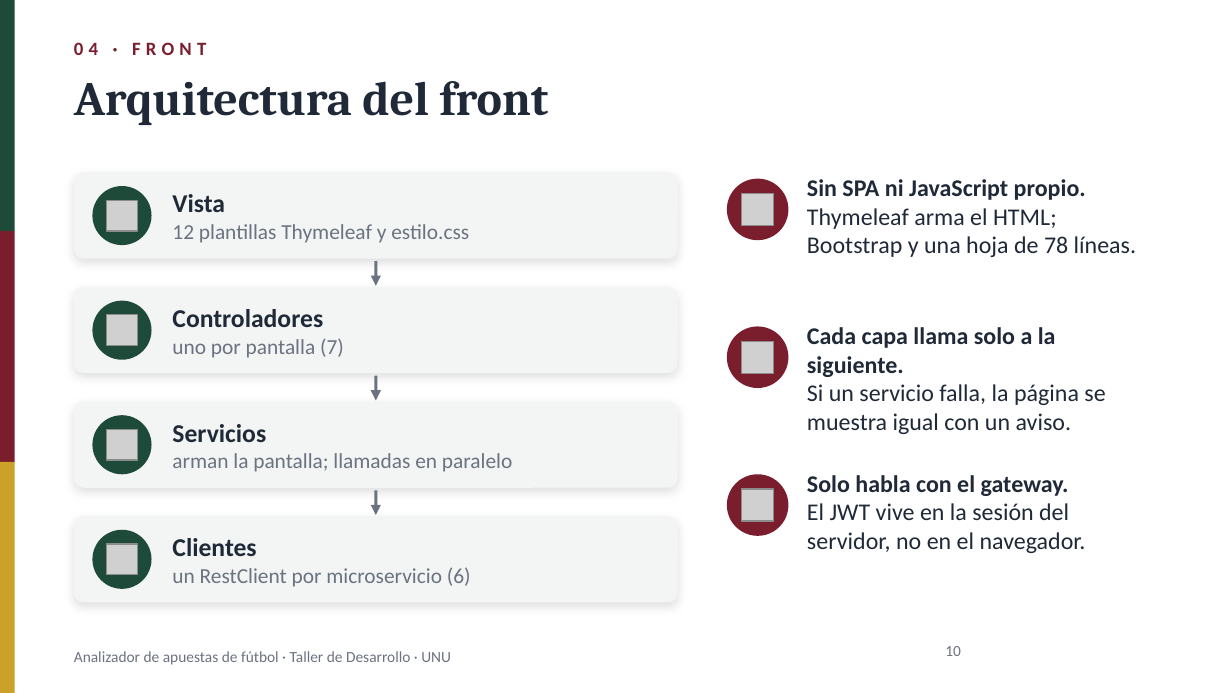
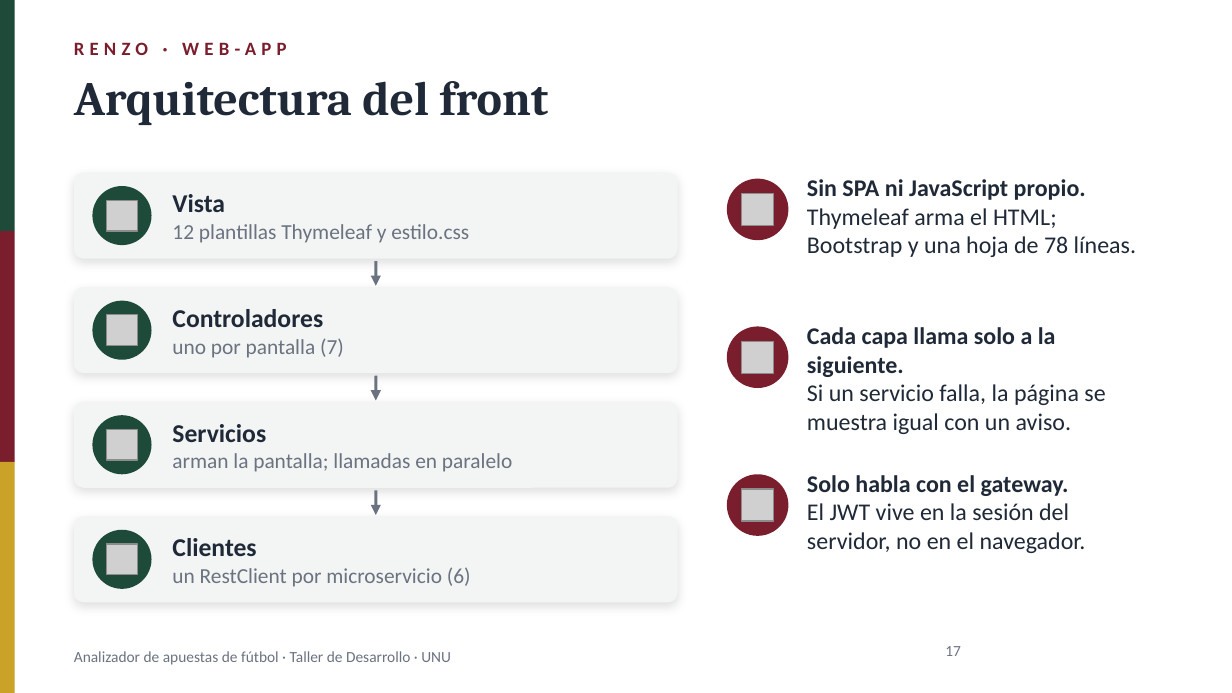
Before and after one commit to Renindstone/app-apuestas-universidad, a slide deck: slide 17 of docs/PresentacionApuestas_2nov2026.pptx (slide 10 before the commit). Drawn at 1232x693 pixels with LibreOffice and Linux fonts; fonts in the diff are those of the drawing; grey boxes stand for pictures; background and template pictures are left out. Boxes give left, top, right and bottom in pixels: in the first picture for what was removed or moved away, otherwise in the second. Text is boxed around its words. In the diff, an @@ line names an element or a change of style, - is before the commit and + after.

```diff
--- a/docs/PresentacionApuestas_2nov2026.pptx
+++ b/docs/PresentacionApuestas_2nov2026.pptx
@@ text at bbox=[74, 42, 286, 55]: text changed @@
-04 · FRONT
+RENZO · WEB-APP
@@ page number at bbox=[945, 646, 961, 656]: text changed @@
-10
+17
```
Also in this commit, not shown: 15 other slides changed, 8 slides added, 1 slide removed, 3 other files.
